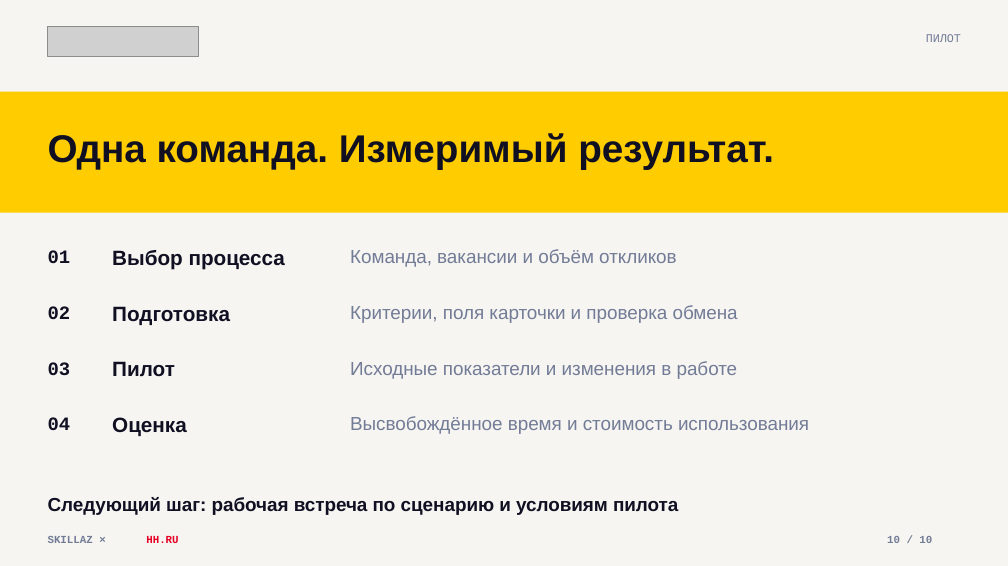
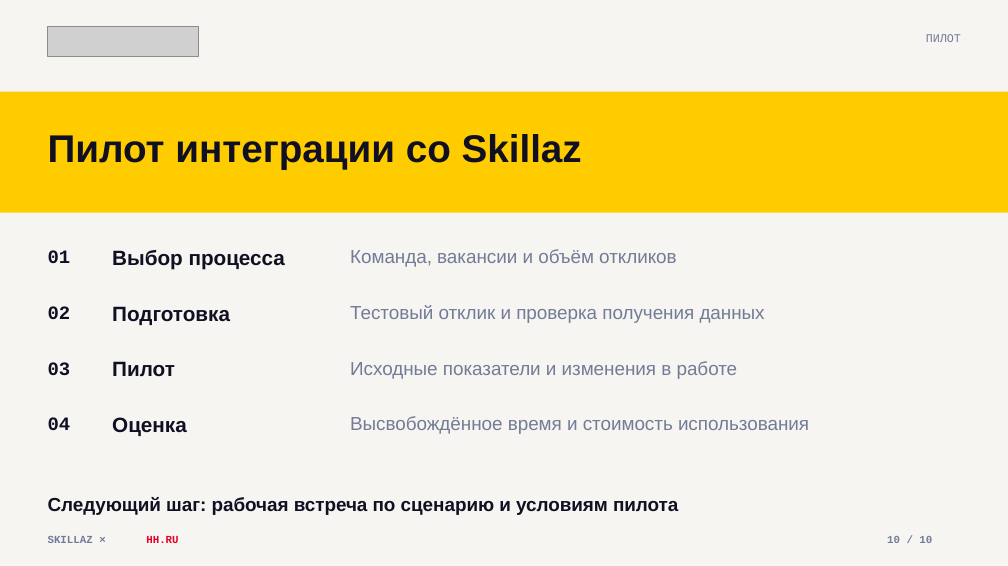
Before and after one commit to nastenakargina17-sudo/skillaz-hh-presentation, a slide deck: slide 10 of Skillaz-hh-Integration.pptx. Drawn at 1008x566 pixels with LibreOffice and Linux fonts; fonts in the diff are those of the drawing; grey boxes stand for pictures. Boxes give left, top, right and bottom in pixels: in the first picture for what was removed or moved away, otherwise in the second. Text is boxed around its words. In the diff, an @@ line names an element or a change of style, - is before the commit and + after.

```diff
--- a/Skillaz-hh-Integration.pptx
+++ b/Skillaz-hh-Integration.pptx
@@ text at (48, 134, 582, 169): text changed @@
-Одна команда. Измеримый результат.
+Пилот интеграции со Skillaz
@@ text at (350, 305, 765, 323): text changed @@
-Критерии, поля карточки и проверка обмена
+Тестовый отклик и проверка получения данных
```
Also in this commit, not shown: 9 other slides changed, 1 other file.
